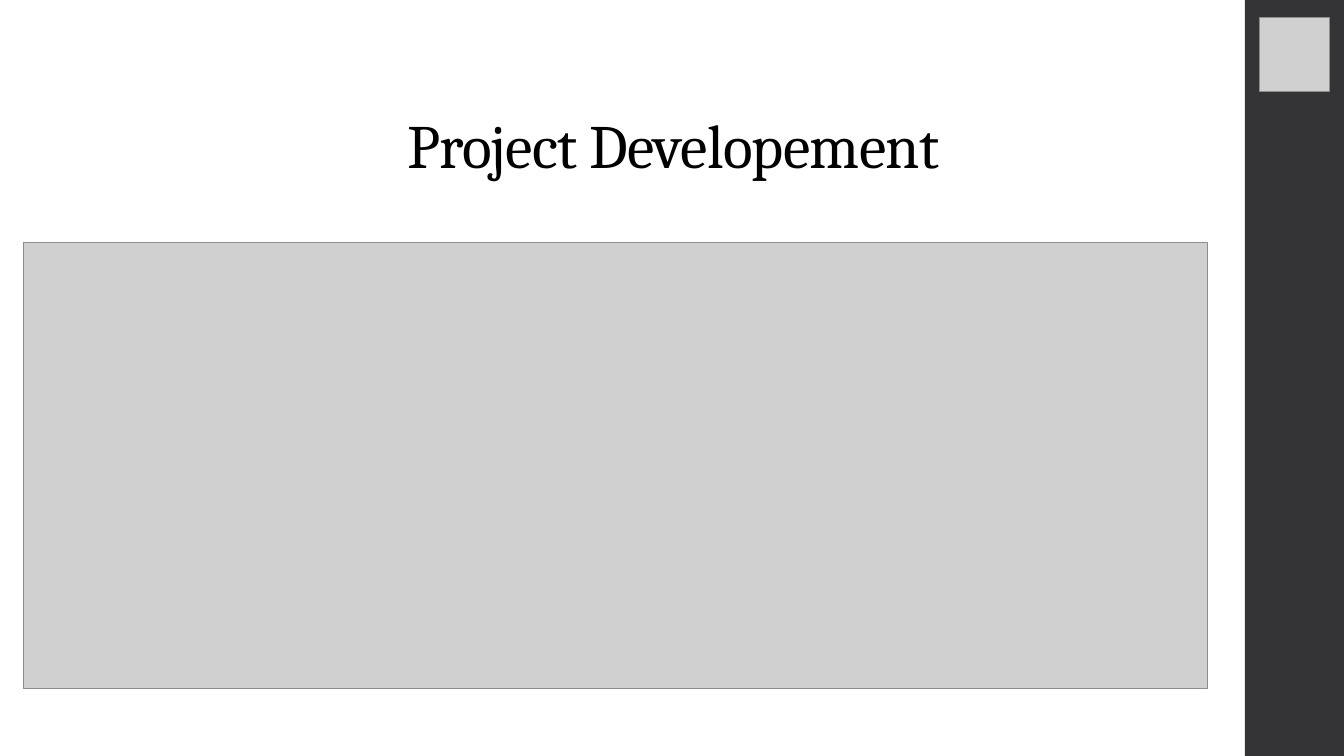
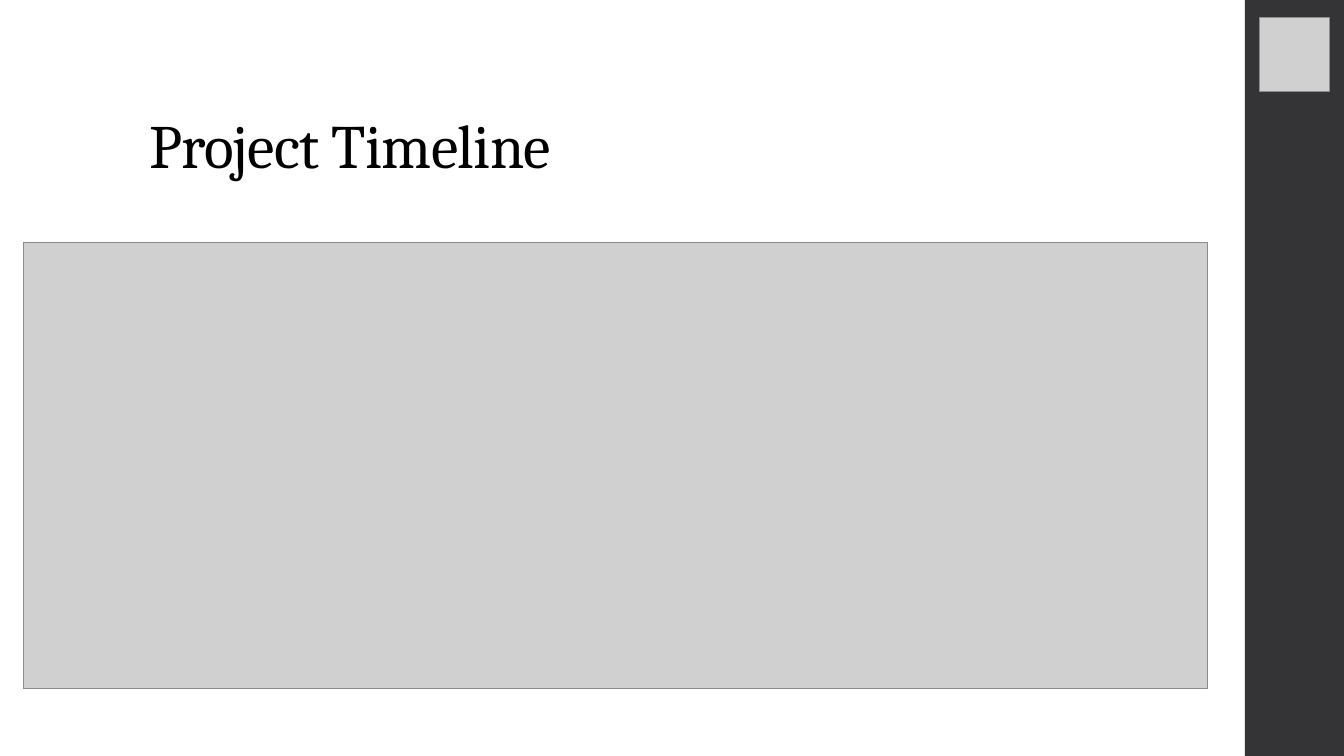
Before and after one commit to RiccardoDeTogni/BucciDeTogniTaxiService, a slide deck: slide 20 of Slides.pptx. Drawn at 1344x756 pixels with LibreOffice and Linux fonts; fonts in the diff are those of the drawing; grey boxes stand for pictures. Boxes give left, top, right and bottom in pixels: in the first picture for what was removed or moved away, otherwise in the second. Text is boxed around its words. In the diff, an @@ line names an element or a change of style, - is before the commit and + after.

```diff
--- a/Slides.pptx
+++ b/Slides.pptx
@@ title at [149,125,551,181]: text changed @@
-Project Developement
+Project Timeline
```
Also in this commit, not shown: 12 other slides changed, 1 slide added, 1 slide removed.
